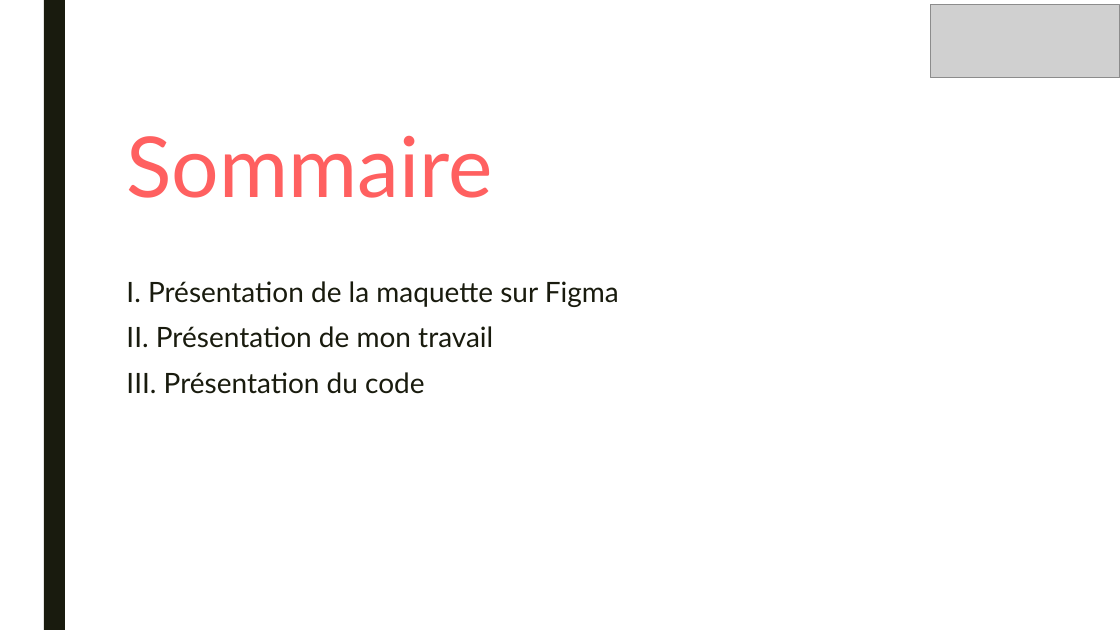
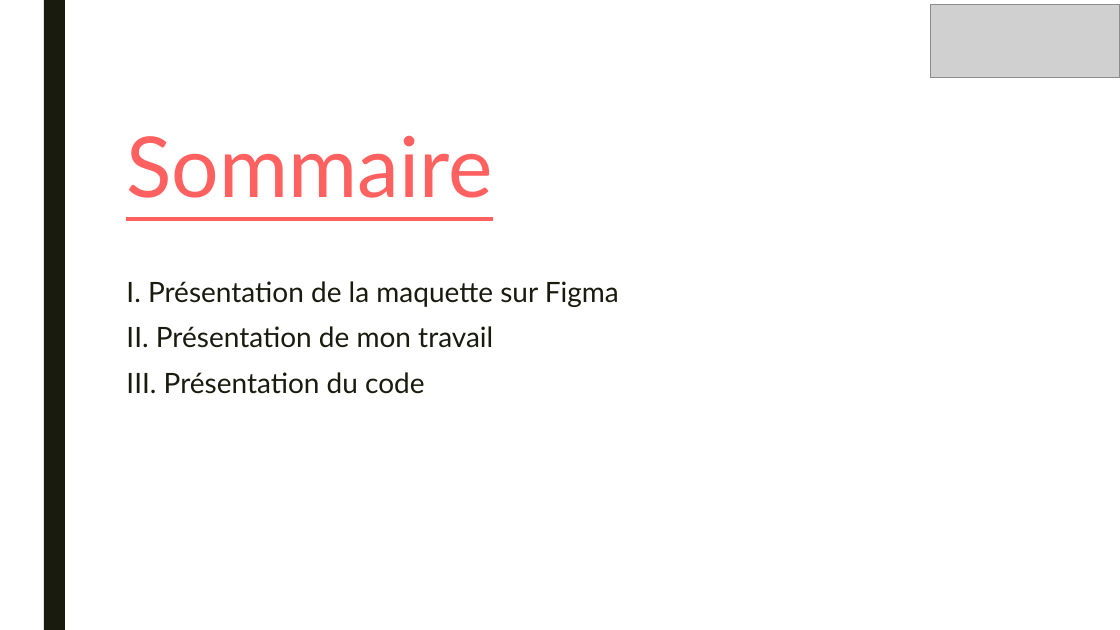
Before and after one commit to mathc28/Kasa, a slide deck: slide 3 of Soutenance/PrésentationP8.pptx. Drawn at 1120x630 pixels with LibreOffice and Linux fonts; fonts in the diff are those of the drawing; grey boxes stand for pictures. Boxes give left, top, right and bottom in pixels: in the first picture for what was removed or moved away, otherwise in the second. Text is boxed around its words. In the diff, an @@ line names an element or a change of style, - is before the commit and + after.

```diff
--- a/Soutenance/PrésentationP8.pptx
+++ b/Soutenance/PrésentationP8.pptx
@@ title "Sommaire" at (126,136,492,198): underline on @@
```
Also in this commit, not shown: 6 other slides changed, 21 other files.
